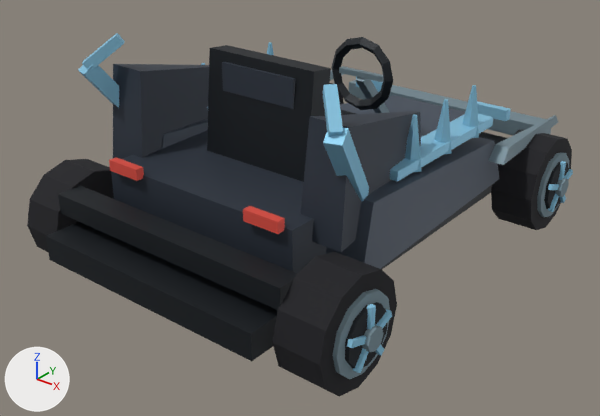
Renders of the glTF model public/kart/nine-realms-last-twilight/sten-ulfsson/kart.glb from each side of a commit.
One viewpoint serves both versions: a 50 mm camera at (2.85, -3.75, 2.5) aimed at (0.01, -0.2, 0.3). Arrows for +X, +Y and +Z are at lower left; the lights stay in place. The picture after the commit comes second. Where no turn or scale is listed for an object, it has been applied to the vertices. Vertices at exactly the same position are counted once.

In view in the first picture: 'chassis', 'wheel-front-right', 'wheel-rear-left', 'wheel-rear-right' and 1 more.
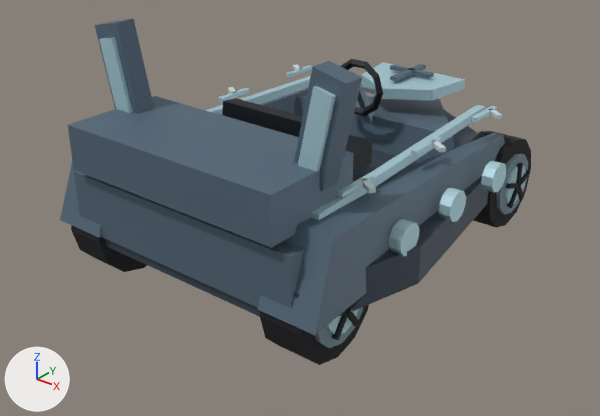
Where the change shows, as pixel boxes [x1, y1, x2, y2] in the pictures (600 x 416 px):
'chassis', deleted
    before: [46, 33, 558, 361]
'identity-ship-ship-pointed-bow-and-raised-stern', added (blue)
    after: [60, 76, 506, 335]
'wheel-rear-right', reshaped, moved
    before: [272, 252, 397, 397]
    after: [259, 296, 369, 365]
'identity-ship-motif-ears', added (blue)
    after: [95, 19, 362, 191]
'wheel-front-right', reshaped, moved
    before: [491, 129, 573, 230]
    after: [471, 131, 531, 228]
'wheel-rear-left', moved
    before: [27, 159, 114, 252]
    after: [71, 226, 147, 272]
'identity-ship-driver-cockpit', added
    after: [222, 59, 383, 172]
'identity-ship-motif-shield', added (cyan)
    after: [361, 62, 465, 100]
'identity-ship-motif-runes', added
    after: [218, 65, 503, 198]
part 1 of me_wheel_front_right, added
    after: [505, 166, 526, 204]
part 2 of me_wheel_front_right, added
    after: [516, 163, 523, 184]
part 3 of me_wheel_front_right, rebuilt
    before: [491, 129, 572, 230]
    after: [471, 131, 531, 228]
part 4 of me_wheel_front_right, rebuilt
    before: [564, 169, 573, 180]
    after: [520, 170, 530, 185]
part 5 of me_wheel_front_right, rebuilt
    before: [548, 184, 559, 190]
    after: [506, 183, 520, 189]
part 6 of me_wheel_front_right, cut back
    before: [537, 152, 569, 218]
    after: [507, 185, 524, 208]
part 7 of me_wheel_rear_right, added (mostly hidden)
    after: [327, 309, 359, 335]
part 8 of me_wheel_rear_right, rebuilt
    before: [272, 252, 397, 397]
    after: [259, 305, 369, 365]
part 9 of me_wheel_rear_right, rebuilt (20% shorter)
    before: [376, 310, 392, 329]
    after: [348, 296, 363, 311]
part 10 of me_wheel_rear_right, rebuilt
    before: [347, 335, 366, 348]
    after: [339, 308, 349, 316]
part 11 of me_wheel_rear_right, cut back
    before: [332, 289, 390, 379]
    after: [331, 310, 359, 340]

Diff of the bpy script that builds the scene:
```diff
--- a/public/kart/nine-realms-last-twilight/sten-ulfsson/kart.glb.py
+++ b/public/kart/nine-realms-last-twilight/sten-ulfsson/kart.glb.py
@@ me_wheel_front_right @@
-me_wheel_front_right.from_pydata(...)  # 132 vertices, 228 faces; spans x -0.135..0.221, y -0.31..0.31, z -0.31..0.31
+me_wheel_front_right.from_pydata(...)  # 113 vertices, 196 faces; spans x -0.125..0.182, y -0.3..0.3, z -0.3..0.3
+# me_wheel_front_right part 1: a new loose piece, a 10-sided cylinder along x spanning x 0.14..0.166, y -0.128..0.128, z -0.135..0.135, in mat_wheel_vertex_colours
+# me_wheel_front_right part 2: a new loose piece, a box spanning x 0.157..0.182, y -0.015..0.015, z 0.0..0.15, in mat_wheel_vertex_colours
+# me_wheel_front_right part 3: the loose piece of 26 vertices spanning x -0.135..0.135, y -0.31..0.31, z -0.31..0.31 is rebuilt with 51 vertices and now spans x -0.125..0.149, y -0.3..0.3, z -0.3..0.3
+# me_wheel_front_right part 4: the loose piece of 8 vertices spanning x 0.174..0.2, y 0.0..0.165, z -0.015..0.068 is rebuilt with 8 vertices and now spans x 0.157..0.182, y -0.005..0.147, z -0.014..0.061
+# me_wheel_front_right part 5: the loose piece of 8 vertices spanning x 0.174..0.2, y -0.165..0.0, z -0.015..0.068 is rebuilt with 8 vertices and now spans x 0.157..0.182, y -0.147..0.005, z -0.014..0.061
+# me_wheel_front_right part 6: 90 vertices removed from x 0.134..0.221, y -0.217..0.217, z -0.217..0.217; 16 vertices added at x 0.157..0.182, y -0.1..0.1, z -0.13..0.009
 me_wheel_front_right.materials.append(mat_wheel_vertex_colours)
@@ me_wheel_rear_right @@
-me_wheel_rear_right.from_pydata(...)  # 132 vertices, 228 faces; spans x -0.135..0.221, y -0.31..0.31, z -0.31..0.31
+me_wheel_rear_right.from_pydata(...)  # 113 vertices, 196 faces; spans x -0.125..0.182, y -0.3..0.3, z -0.3..0.3
+# me_wheel_rear_right part 7: a new loose piece, a 10-sided cylinder along x spanning x 0.14..0.166, y -0.128..0.128, z -0.135..0.135, in mat_wheel_vertex_colours
+# me_wheel_rear_right part 8: the loose piece of 26 vertices spanning x -0.135..0.135, y -0.31..0.31, z -0.31..0.31 is rebuilt with 51 vertices and now spans x -0.125..0.149, y -0.3..0.3, z -0.3..0.3
+# me_wheel_rear_right part 9: the loose piece of 8 vertices spanning x 0.174..0.2, y 0.0..0.165, z -0.015..0.068 is rebuilt with 8 vertices and now spans x 0.157..0.182, y -0.005..0.147, z -0.014..0.061
+# me_wheel_rear_right part 10: the loose piece of 8 vertices spanning x 0.174..0.2, y -0.165..0.0, z -0.015..0.068 is rebuilt with 8 vertices and now spans x 0.157..0.182, y -0.147..0.005, z -0.014..0.061
+# me_wheel_rear_right part 11: 90 vertices removed from x 0.134..0.221, y -0.217..0.217, z -0.217..0.217; 16 vertices added at x 0.157..0.182, y -0.1..0.1, z -0.13..0.009
+# other edits to the shape of me_wheel_rear_right do not show in these pictures
 me_wheel_rear_right.materials.append(mat_wheel_vertex_colours)
@@ ob_chassis @@
-ob_chassis = bpy.data.objects.new('chassis', me_chassis)
@@ ob_wheel_rear_left @@
 ob_wheel_rear_left = bpy.data.objects.new('wheel-rear-left', me_wheel_rear_left)
-ob_wheel_rear_left.location = (-0.93, -1.07, 0.31)
+ob_wheel_rear_left.location = (-0.72, -0.94, 0.3)
@@ ob_wheel_front_right @@
 ob_wheel_front_right = bpy.data.objects.new('wheel-front-right', me_wheel_front_right)
-ob_wheel_front_right.location = (0.93, 1.07, 0.31)
+ob_wheel_front_right.location = (0.72, 0.94, 0.3)
@@ ob_wheel_rear_right @@
 ob_wheel_rear_right = bpy.data.objects.new('wheel-rear-right', me_wheel_rear_right)
-ob_wheel_rear_right.location = (0.93, -1.07, 0.31)
+ob_wheel_rear_right.location = (0.72, -0.94, 0.3)
@@ ob_identity_ship_motif_runes @@
+ob_identity_ship_motif_runes = bpy.data.objects.new('identity-ship-motif-runes', me_identity_ship_motif_runes)  # 96 vertices, 144 faces; spans x -0.83..0.83, y -0.78..0.84, z 0.8..0.82
+ob_identity_ship_motif_runes.location = (0.0, 0.0, 0.0)
@@ ob_identity_ship_motif_ears @@
+ob_identity_ship_motif_ears = bpy.data.objects.new('identity-ship-motif-ears', me_identity_ship_motif_ears)  # 32 vertices, 48 faces; spans x -0.84..0.84, y -0.94..-0.8, z 0.88..1.46
+ob_identity_ship_motif_ears.location = (0.0, 0.0, 0.0)
@@ ob_identity_ship_motif_shield @@
+ob_identity_ship_motif_shield = bpy.data.objects.new('identity-ship-motif-shield', me_identity_ship_motif_shield)  # 28 vertices, 44 faces; spans x -0.33..0.33, y 0.66..1.18, z 0.77..0.882
+ob_identity_ship_motif_shield.location = (0.0, 0.0, 0.0)
@@ ob_identity_ship_driver_cockpit @@
+ob_identity_ship_driver_cockpit = bpy.data.objects.new('identity-ship-driver-cockpit', me_identity_ship_driver_cockpit)  # 80 vertices, 140 faces; spans x -0.3..0.3, y -0.557..0.679, z 0.459..1.086
+ob_identity_ship_driver_cockpit.location = (0.0, 0.0, 0.0)
@@ ob_identity_ship_ship_pointed_bow_and_raised_stern @@
+ob_identity_ship_ship_pointed_bow_and_raised_stern = bpy.data.objects.new('identity-ship-ship-pointed-bow-and-raised-stern', me_identity_ship_ship_pointed_bow_and_raised_stern)  # 204 vertices, 352 faces; spans x -1.0..1.0, y -1.27..1.5, z 0.26..0.98
+ob_identity_ship_ship_pointed_bow_and_raised_stern.location = (0.0, 0.0, 0.0)
```
